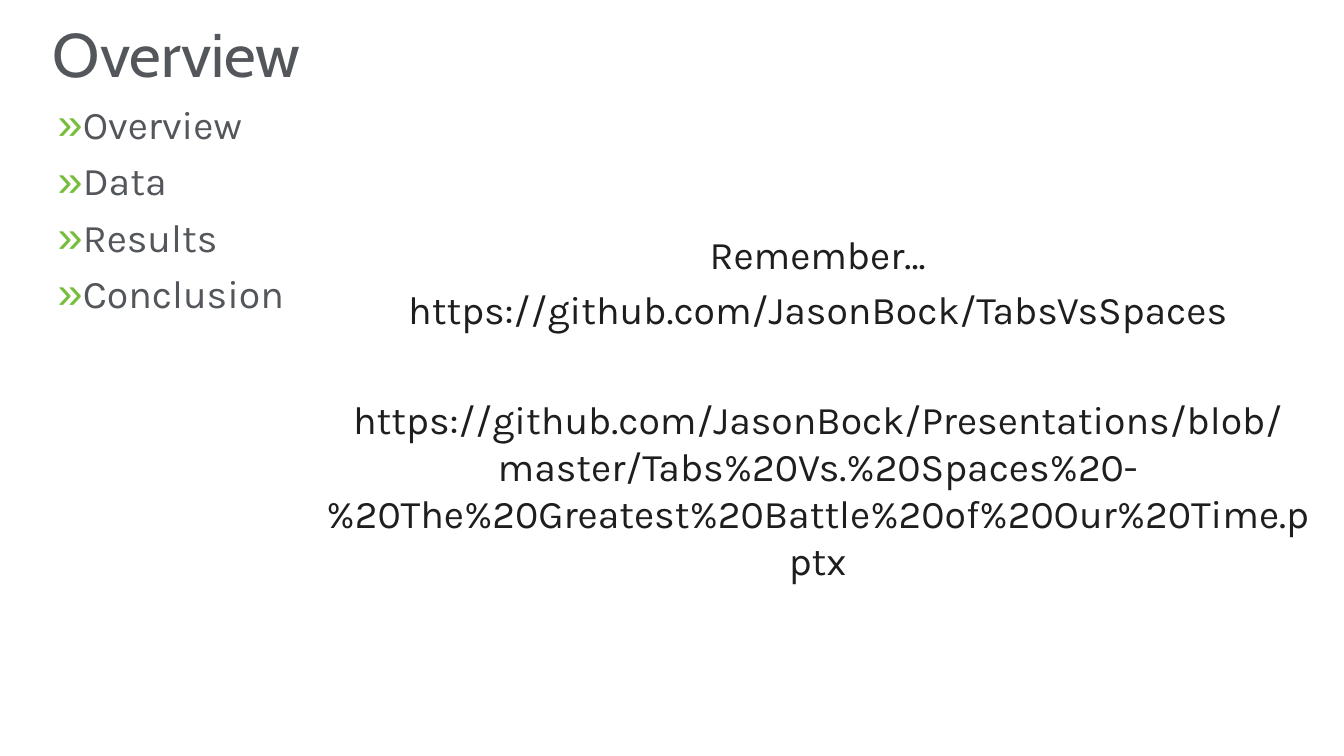
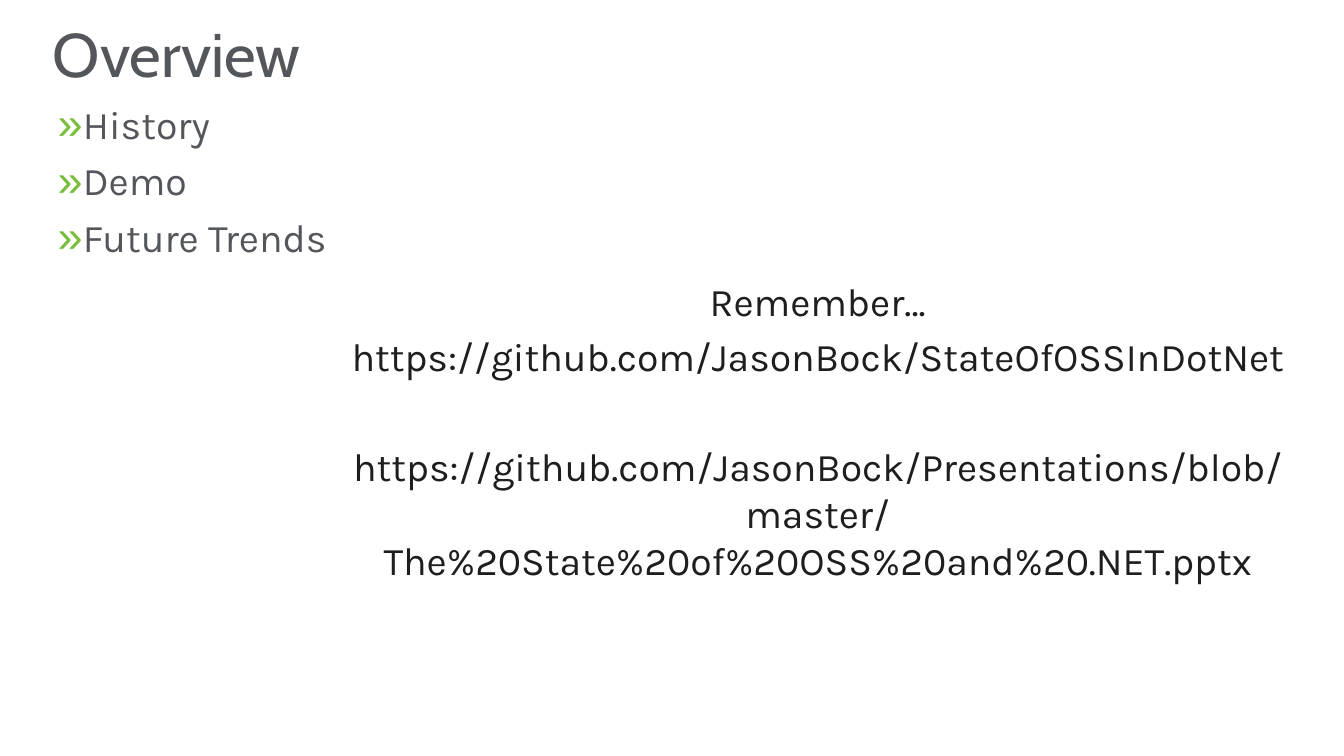
Before and after one commit to JasonBock/Presentations, a slide deck: slide 4 of The State of OSS and .NET.pptx. Drawn at 1344x756 pixels with LibreOffice and Linux fonts; fonts in the diff are those of the drawing; background and template pictures are left out. Boxes give left, top, right and bottom in pixels: in the first picture for what was removed or moved away, otherwise in the second. Text is boxed around its words. In the diff, an @@ line names an element or a change of style, - is before the commit and + after.

Commit message:
URL update

```diff
--- a/The State of OSS and .NET.pptx
+++ b/The State of OSS and .NET.pptx
@@ text at <box>83,112,326,253</box>: text changed @@
-» Overview
-» Data
-» Results
-» Conclusion
+» History
+» Demo
+» Future Trends
@@ text at <box>352,342,1284,585</box>: text changed @@
-https://github.com/JasonBock/TabsVsSpaces
-https://github.com/JasonBock/Presentations/blob/master/Tabs%20Vs.%20Spaces%20-%20The%20Greatest%20Battle%20of%20Our%20Time.pptx
+https://github.com/JasonBock/StateOfOSSInDotNet
+https://github.com/JasonBock/Presentations/blob/master/The%20State%20of%20OSS%20and%20.NET.pptx
```
Also in this commit, not shown: 1 other slide changed.
